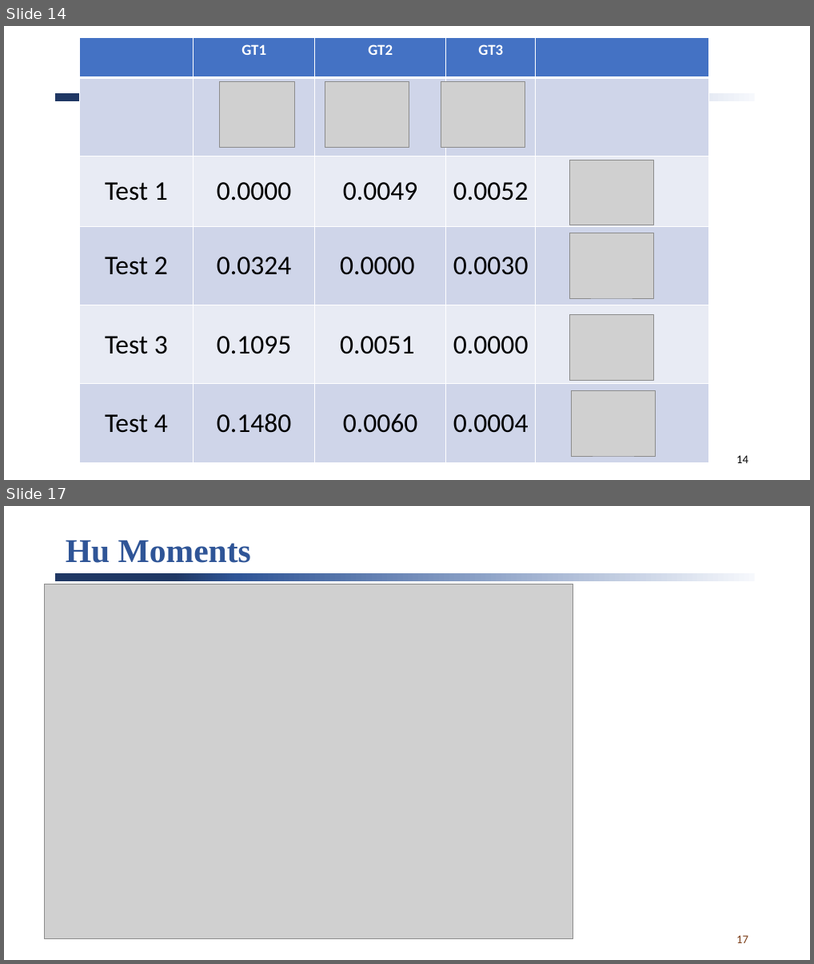
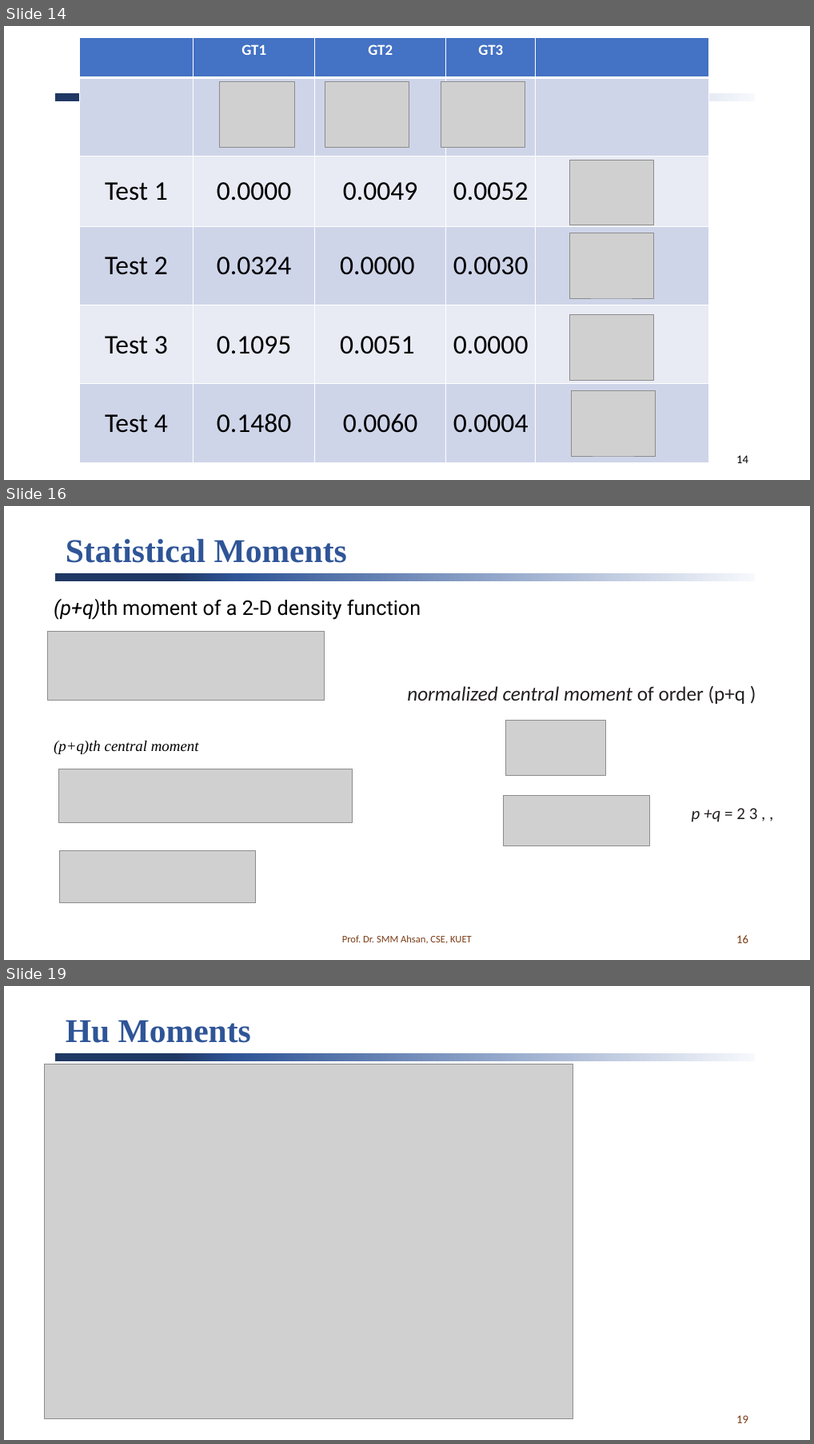
Before and after one commit to Efty34/Image_Processing, a slide deck: Lab_4/assets/Lab4_G2.pptx. Shown one above the other, each under a label of ours: slides 14 and 17 before the commit, slides 14, 16 and 19 after it; the slides between them are not shown. The pictures are 814x964 and 814x1444 pixels, drawn with LibreOffice and Linux fonts; fonts in the diff are those of the drawing; grey boxes stand for pictures. Boxes give left, top, right and bottom in pixels: in the first picture for what was removed or moved away, otherwise in the second. Text is boxed around its words. In the diff, an @@ line names an element or a change of style, - is before the commit and + after.

```diff
--- a/Lab_4/assets/Lab4_G2.pptx
+++ b/Lab_4/assets/Lab4_G2.pptx
@@ slide 16 added at (4,506,810,960), background #FFFFFF; not listed: 1 template element that a slide beside it also shows @@
@@ title added at (66,539,347,563), 39.6 pt, text #2F5597, bold @@
+Statistical Moments
@@ text added at (54,599,421,620), 24 pt, text #000000 @@
+(p+q)th moment of a 2-D density function
@@ picture added at (47,632,325,700) @@
@@ text added at (407,685,746,704), 24 pt, text #242021, italic @@
+normalized central moment of order (p+q )
@@ picture added at (506,720,606,775) @@
@@ text added at (54,740,199,754), 18 pt, text #000000, italic @@
+(p+q)th central moment
@@ picture added at (58,769,353,822) @@
@@ picture added at (504,796,650,846) @@
@@ text added at (692,808,758,822), 20 pt, text #242021 @@
+p +q = 2 3 , ,
@@ picture added at (60,850,256,902) @@
@@ text added at (342,935,472,944), 12 pt, text #7B3D17 @@
+Prof. Dr. SMM Ahsan, CSE, KUET
@@ page number added at (737,935,749,943), 14 pt, text #7B3D17 @@
+16
@@ what was slide 17 is now slide 19 @@
@@ page number at (737,1415,749,1423): text changed @@
-17
+19
```
Also in this commit, not shown: 1 slide changed, 2 other slides added, 1 slide removed, 18 other files.
